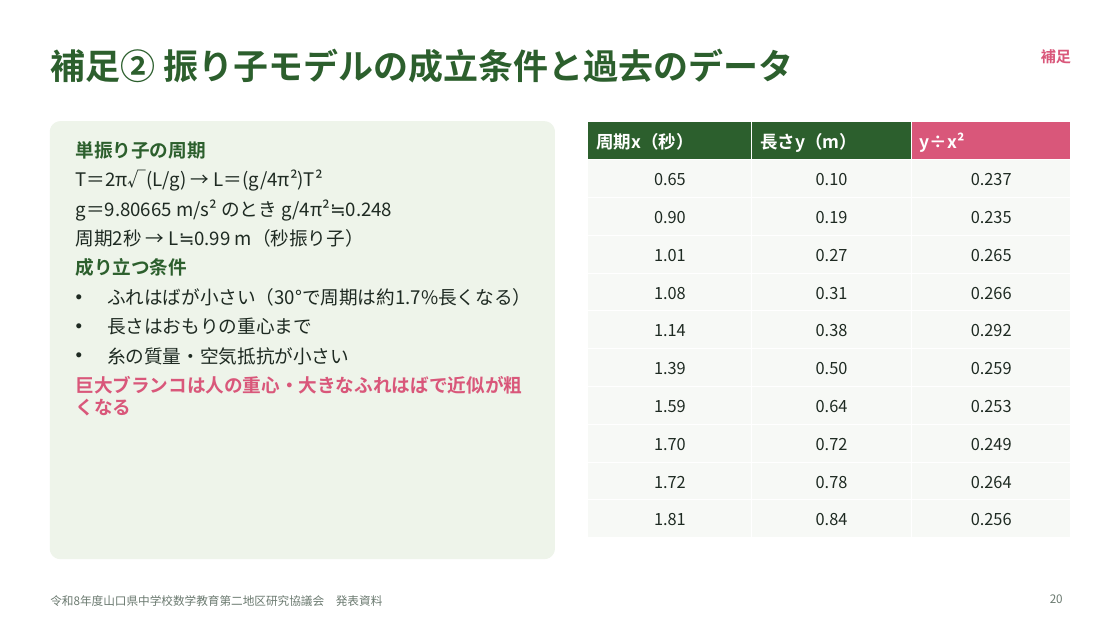
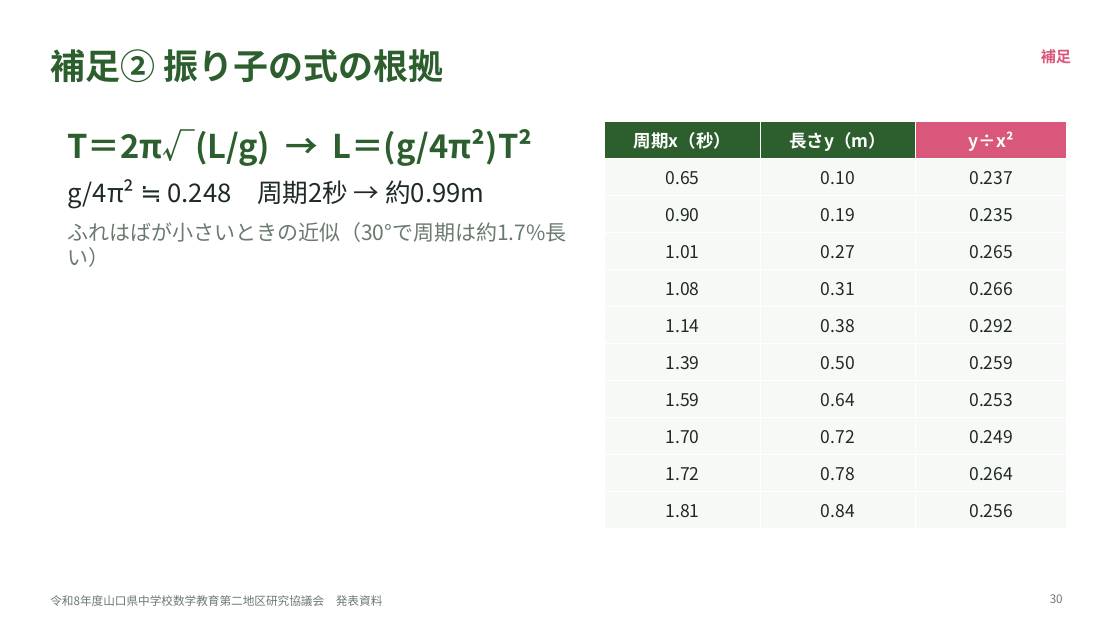
Before and after one commit to margiela14th-sudo/my-ai-project, a slide deck: slide 30 of 07_完成資料/県大会発表_生成AI授業再構築.pptx (slide 20 before the commit). Drawn at 1120x630 pixels with LibreOffice and Linux fonts; fonts in the diff are those of the drawing. Boxes give left, top, right and bottom in pixels: in the first picture for what was removed or moved away, otherwise in the second. Text is boxed around its words. In the diff, an @@ line names an element or a change of style, - is before the commit and + after.

```diff
--- a/07_完成資料/県大会発表_生成AI授業再構築.pptx
+++ b/07_完成資料/県大会発表_生成AI授業再構築.pptx
@@ title at (50,49,443,83): text changed @@
-補足② 振り子モデルの成立条件と過去のデータ
+補足② 振り子の式の根拠
@@ rounded rectangle removed at (50,122,555,559) @@
@@ text at (67,129,567,267): paragraph removed @@
-単振り子の周期
@@ text at (67,129,533,166): size 16 to 28 pt, text colour #1E2A22 to #2C5F2D, bold on in "T＝2π√(L/g) → L＝(g/4π²)T²"; more space between paragraphs @@
@@ text "T＝2π√(L/g) → L＝(g/4π²)T²": place and size @@
-text "T＝2π√(L/g) → L＝(g/4π²)T²" at (76,169,531,415)
+text "T＝2π√(L/g) → L＝(g/4π²)T²" at (67,129,567,267)
@@ table at (605,122,1067,521) @@
@@ size 14 to 15 pt in "0.65", "0.10", "0.237", "0.90" and 26 more places @@
@@ alignment left to centre @@
@@ table: place and size @@
-table at (588,122,1071,529)
+table at (605,122,1067,521)
@@ text at (67,179,567,267): text changed; size 16 to 18 pt; text colour #1E2A22 to #6B7A70 @@
-g＝9.80665 m/s² のとき g/4π²≒0.248
-周期2秒 → L≒0.99 m（秒振り子）
-成り立つ条件
-• ふれはばが小さい（30°で周期は約1.7%長くなる）
-• 長さはおもりの重心まで
-• 糸の質量・空気抵抗が小さい
-巨大ブランコは人の重心・大きなふれはばで近似が粗くなる
+g/4π² ≒ 0.248 周期2秒 → 約0.99m
+ふれはばが小さいときの近似（30°で周期は約1.7%長い）
```
Also in this commit, not shown: 16 other slides changed, 14 slides added, 5 slides removed, 10 other files.
